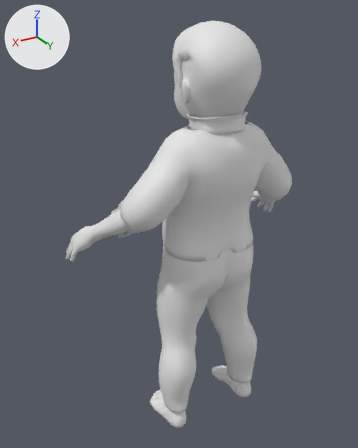
The glTF model corpos/corpo-bebe-f-magro.glb as it was, and as the next commit left it.
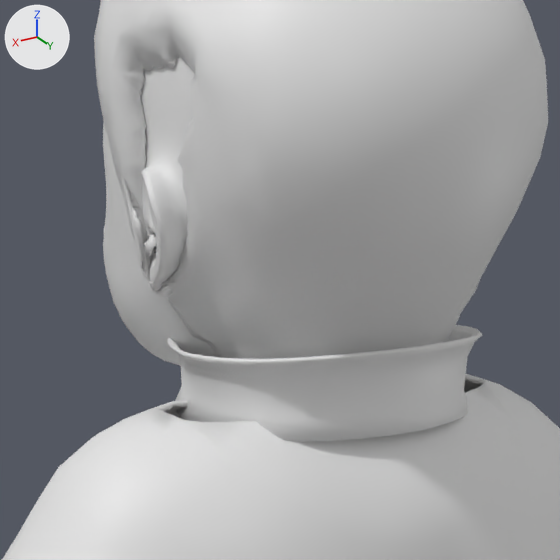
Each version is shown whole from a camera (50 mm lens) standing at (1.151, 1.744, 0.955) and looking at (0.07, -0.057, 0.054), then close up on the part from 43% to 74% of the width and 11% to 35% of the height. Lighting does not change. The marker at upper left points along +X, +Y and +Z. The older version's two pictures come first. Vertices at exactly the same position are counted once.

In view in the first close-up: 'cabelo', 'camiseta', 'gola', 'pele'.
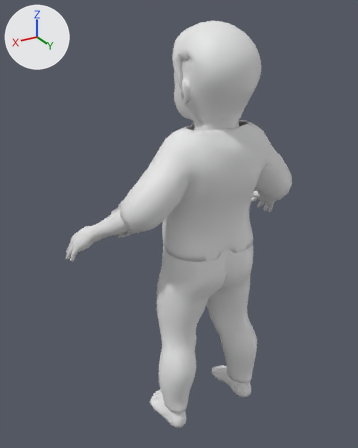
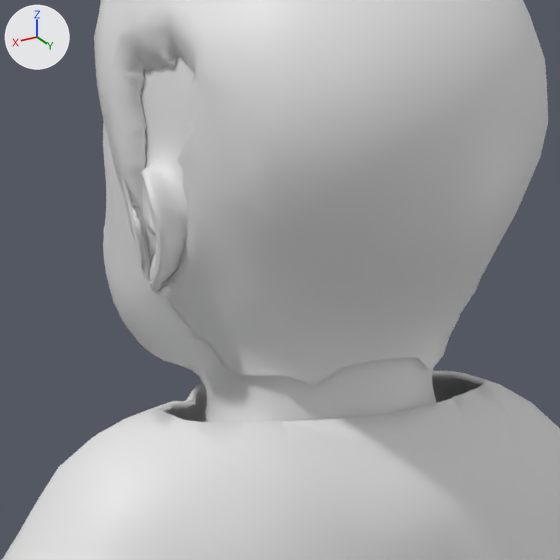
What differs and where, as boxes (x1, y1, x2, y2) in the close-ups (560 x 560 px):
'cabelo', reshaped: before (94, 0, 548, 359); after (94, 0, 548, 386)
'gola', deleted: before (167, 325, 482, 442)
part 1 of me_cabelo_015, deleted: before (144, 234, 157, 271)
part 2 of me_cabelo_015, deleted (mostly hidden): before (184, 323, 196, 336)

What the commit changed:
me_cabelo_015 is used by ob_cabelo; location (0.0, 0.0, 0.0).
me_cabelo_015 had 2307 vertices, 4500 faces and spanned x -0.152..0.152, y -0.089..0.277, z 0.416..0.921.
me_cabelo_015 now has 1716 vertices, 3340 faces and spans x -0.152..0.152, y -0.089..0.277, z 0.56..0.921.
me_cabelo_015 part 1: the loose piece of 67 vertices spanning x 0.123..0.144, y 0.077..0.101, z 0.633..0.666 is deleted.
Part 2, on me_cabelo_015:
142 vertices are removed from x -0.128..0.128, y 0.086..0.231, z 0.416..0.587.
328 faces are deleted.
Other edits to the shape of me_cabelo_015 do not show in these pictures.
Object 'gola' (ob_gola) is deleted.
